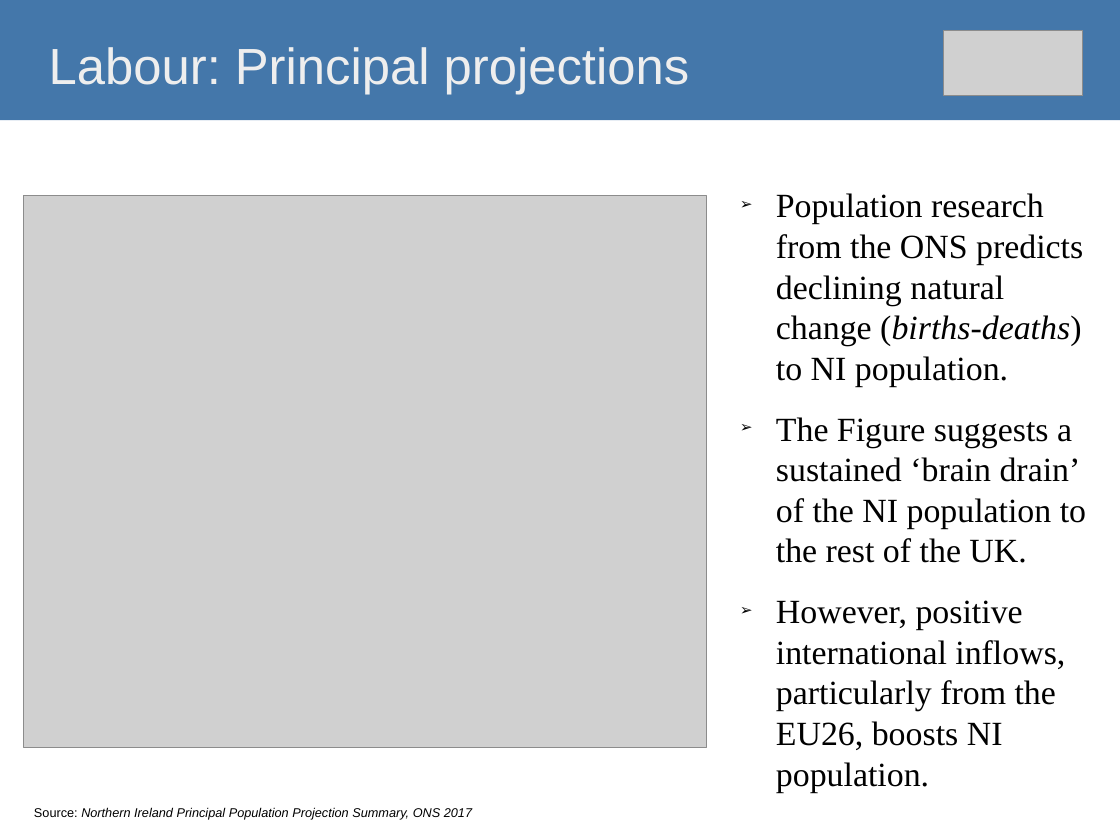
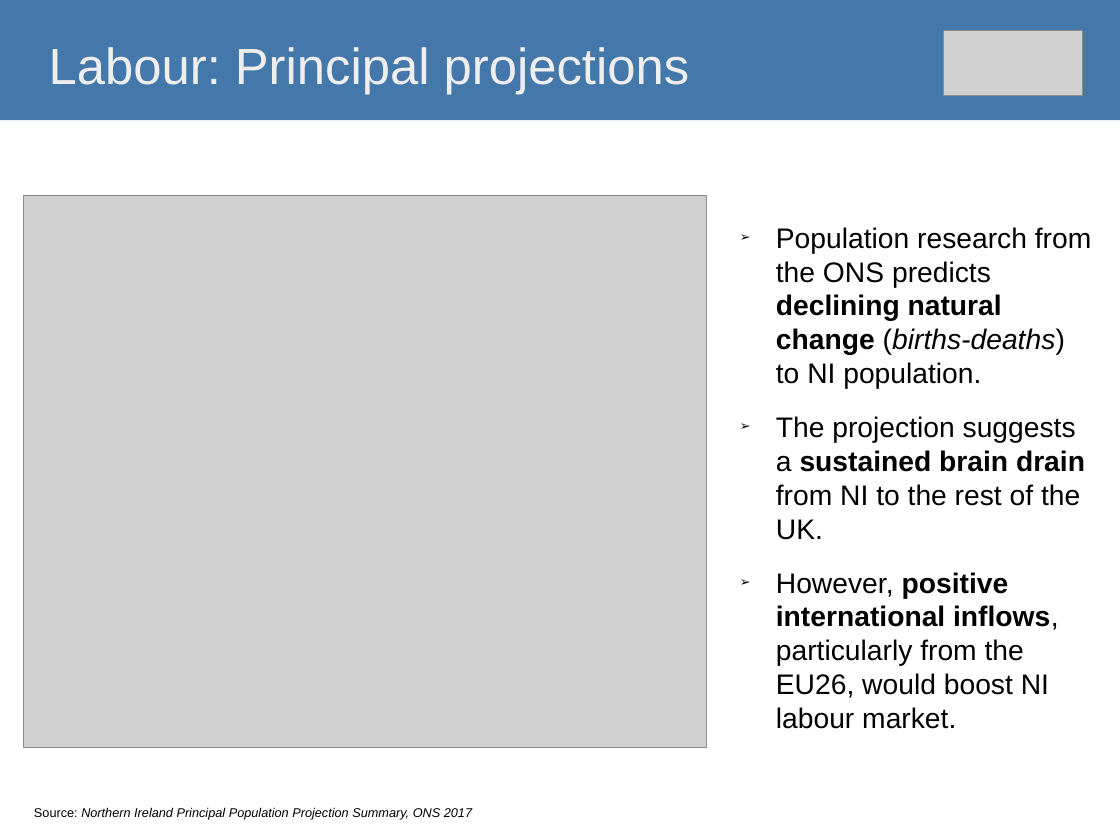
Before and after one commit to O1sims/MigrationNI, a slide deck: slide 4 of presentation/impact-of-brexit-on-ni-economy.odp (slide 10 before the commit). Drawn at 1120x840 pixels with LibreOffice and Linux fonts; fonts in the diff are those of the drawing; grey boxes stand for pictures. Boxes give left, top, right and bottom in pixels: in the first picture for what was removed or moved away, otherwise in the second. Text is boxed around its words. In the diff, an @@ line names an element or a change of style, - is before the commit and + after.

```diff
--- a/presentation/impact-of-brexit-on-ni-economy.odp
+++ b/presentation/impact-of-brexit-on-ni-economy.odp
@@ text "Population research from the ONS ...": place and size @@
-text "Population research from the ONS ..." at [776,193,1086,793]
+text "Population research from the ONS ..." at [776,227,1091,729]
@@ text at [776,227,1091,389]: size 24 to 20 pt, font Times New Roman to Arial in "Population research from the ONS predicts declining ..."; bold on in "declining natural change" @@
@@ text at [776,416,1085,729]: text changed; size 24 to 20 pt; font Times New Roman to Arial @@
-➢ The Figure suggests a sustained ‘brain drain’ of the NI population to the rest of the UK.
-➢ However, positive international inflows, particularly from the EU26, boosts NI population.
+➢ The projection suggests a sustained brain drain from NI to the rest of the UK.
+➢ However, positive international inflows, particularly from the EU26, would boost NI labour market.
```
Also in this commit, not shown: 10 other slides changed, 2 slides added, 3 slides removed, 3 other files.
